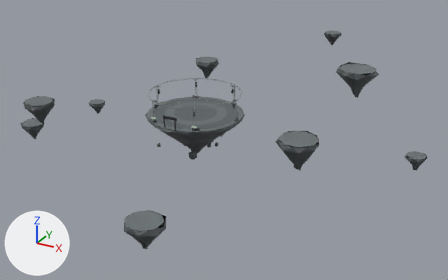
The glTF model models/arena.glb as it was, and as the next commit left it.
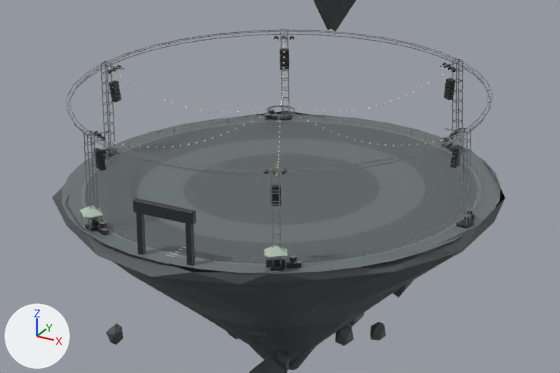
Each version appears first whole from a 50 mm lens placed at (211.6, -343.6, 156.1), pointed at (20.6, 3.6, -17.5), and next in a close-up on the part from 30% to 57% of the width and 26% to 55% of the height. Every picture has the same lights, and +X, +Y and +Z are marked at lower left. The first two pictures are the older version. Vertices at exactly the same position are counted once.

Names of what the first close-up shows: 'arena_cloth', 'arena_dark', 'arena_floor', 'arena_floor2', 'arena_metal', 'arena_rock' and 2 more.
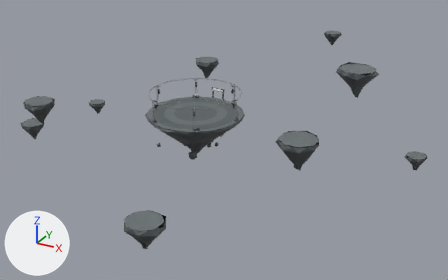
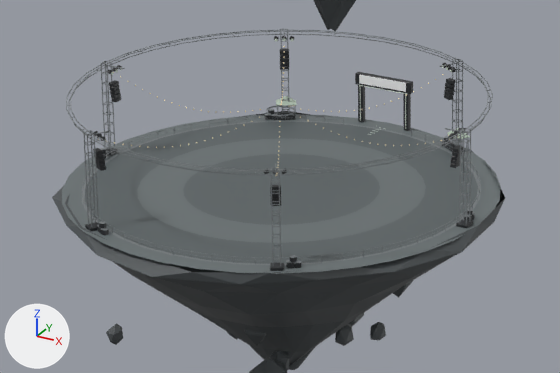
What differs and where, as boxes [x1, y1, x2, y2] in the close-ups (560 x 373 px; the box of a moved part takes in the faces that stretch with it):
'arena_cloth', reshaped (7% narrower, 15% shorter)
    before: [80, 205, 288, 257]
    after: [276, 96, 470, 140]
'sign', reshaped (not visible before)
    after: [359, 75, 406, 92]
part 1 of me_arena_dark, moved or reshaped
    before: [136, 213, 146, 255]
    after: [358, 84, 365, 122]
part 2 of me_arena_dark, moved or reshaped
    before: [185, 223, 195, 266]
    after: [403, 93, 411, 131]
part 3 of me_arena_dark, moved or reshaped
    before: [133, 198, 196, 225]
    after: [355, 72, 413, 94]
part 4 of me_arena_dark, moved or reshaped
    before: [92, 218, 100, 225]
    after: [448, 142, 456, 149]
part 5 of me_arena_dark, moved or reshaped
    before: [266, 259, 287, 267]
    after: [277, 113, 295, 120]
part 6 of me_arena_cloth, moved or reshaped
    before: [80, 205, 103, 217]
    after: [447, 128, 470, 138]
part 7 of me_arena_cloth, moved or reshaped (not visible afterwards)
    before: [80, 211, 102, 218]
part 8 of me_arena_cloth, moved or reshaped
    before: [264, 245, 288, 257]
    after: [276, 96, 297, 106]
part 9 of me_arena_cloth, moved or reshaped (not visible afterwards)
    before: [264, 249, 287, 256]

What the commit changed:
me_arena_dark is used by ob_arena_dark; location (0.0, 0.0, 0.0).
me_arena_dark had 1848 vertices, 3388 faces and spanned x -32.5..32.5, y -32.5..29.0, z 0.0..14.5.
me_arena_dark now has 1848 vertices, 3388 faces and spans x -32.5..32.5, y -29.0..32.5, z 0.0..14.5.
me_arena_dark part 1: the loose piece of 24 vertices spanning x -4.6..-3.7, y -32.5..-31.5, z 0.0..6.8 is moved by (0.0, 64.0, 0.0).
me_arena_dark part 2: the loose piece of 24 vertices spanning x 3.7..4.6, y -32.5..-31.5, z 0.0..6.8 is moved by (0.0, 64.0, 0.0).
me_arena_dark part 3: the loose piece of 24 vertices spanning x -5.1..5.1, y -32.5..-31.5, z 6.4..8.2 is moved by (0.0, 64.0, 0.0).
me_arena_dark part 4: the loose piece of 24 vertices spanning x -16.8..-14.0, y -27.8..-26.0, z 0.0..1.1 is turned 180 degrees about the z axis through the mesh origin.
me_arena_dark part 5: the loose piece of 24 vertices spanning x 14.0..16.8, y -27.8..-26.0, z 0.0..1.1 is turned 180 degrees about the z axis through the mesh origin.
me_arena_cloth is used by ob_arena_cloth; location (0.0, 0.0, 0.0).
me_arena_cloth had 32 vertices, 40 faces and spanned x -17.9..17.9, y -29.7..-25.6, z 2.5..3.7.
me_arena_cloth now has 32 vertices, 40 faces and spans x -17.9..17.9, y 25.6..29.7, z 2.5..3.7.
me_arena_cloth part 6: the loose piece of 8 vertices spanning x -17.9..-13.8, y -29.7..-25.6, z 2.6..3.7 is moved by (31.7, 55.4, 0.0).
me_arena_cloth part 7: the loose piece of 8 vertices spanning x -17.8..-13.9, y -29.5..-25.9, z 2.5..2.6 is turned 180 degrees about the z axis through the mesh origin.
me_arena_cloth part 8: the loose piece of 8 vertices spanning x 13.8..17.9, y -29.7..-25.6, z 2.6..3.7 is moved by (-31.7, 55.4, 0.0).
me_arena_cloth part 9: the loose piece of 8 vertices spanning x 13.9..17.8, y -29.5..-25.9, z 2.5..2.6 is turned 180 degrees about the z axis through the mesh origin.
me_sign is used by ob_sign; location (0.0, 0.0, 0.0).
me_sign had 4 vertices, 2 faces and spanned x -4.3..4.3, y -31.48, z 6.65..8.15.
me_sign now has 4 vertices, 2 faces and spans x -4.3..4.3, y 31.48, z 6.65..8.15.
Part 10, on me_sign:
Vertex 0 of me_sign moves from (4.3, -31.48, 6.65) to (-4.3, 31.48, 6.65) at pixel (359, 83).
Vertex 1 of me_sign moves from (-4.3, -31.48, 6.65) to (4.3, 31.48, 6.65) at pixel (406, 91).
Vertex 2 of me_sign moves from (-4.3, -31.48, 8.15) at pixel (141, 199) to (4.3, 31.48, 8.15) at pixel (406, 83).
Vertex 3 of me_sign moves from (4.3, -31.48, 8.15) at pixel (191, 210) to (-4.3, 31.48, 8.15) at pixel (359, 74).
